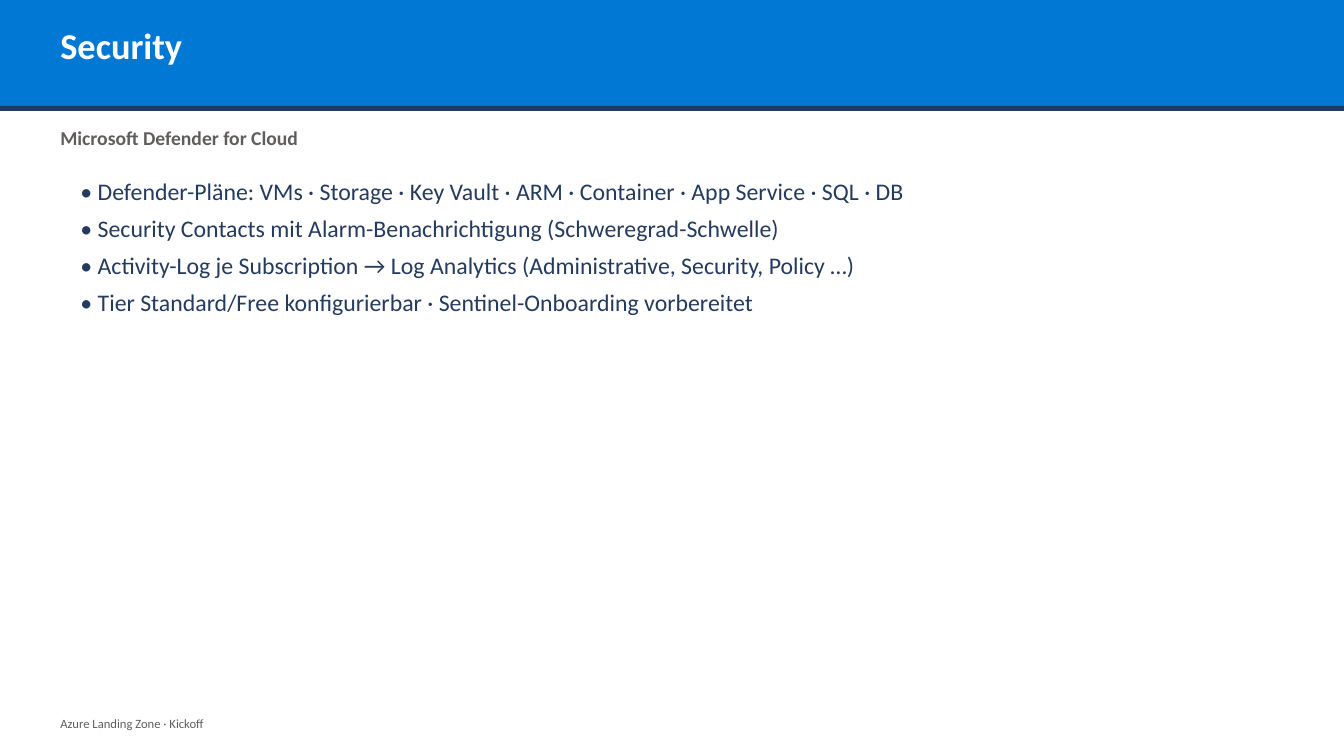
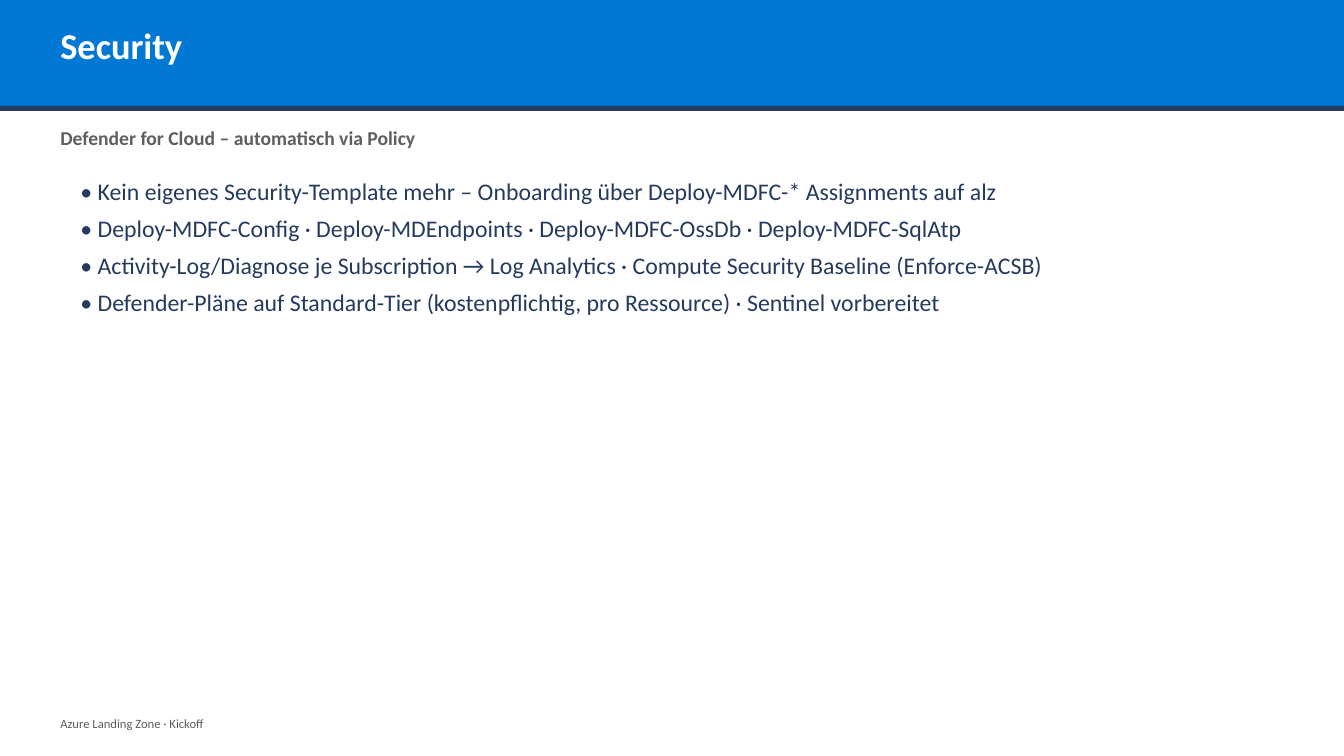
Before and after one commit to YannickBeck/azure-landing-zone, a slide deck: slide 9 of docs/kickoff/Azure-Landing-Zone-Kickoff.pptx. Drawn at 1344x756 pixels with LibreOffice and Linux fonts; fonts in the diff are those of the drawing. Boxes give left, top, right and bottom in pixels: in the first picture for what was removed or moved away, otherwise in the second. Text is boxed around its words. In the diff, an @@ line names an element or a change of style, - is before the commit and + after.

```diff
--- a/docs/kickoff/Azure-Landing-Zone-Kickoff.pptx
+++ b/docs/kickoff/Azure-Landing-Zone-Kickoff.pptx
@@ text at (x1=60, y1=131, x2=415, y2=148): text changed @@
-Microsoft Defender for Cloud
+Defender for Cloud – automatisch via Policy
@@ text at (x1=98, y1=183, x2=1041, y2=315): text changed @@
-• Defender-Pläne: VMs · Storage · Key Vault · ARM · Container · App Service · SQL · DB
-• Security Contacts mit Alarm-Benachrichtigung (Schweregrad-Schwelle)
-• Activity-Log je Subscription → Log Analytics (Administrative, Security, Policy …)
-• Tier Standard/Free konfigurierbar · Sentinel-Onboarding vorbereitet
+• Kein eigenes Security-Template mehr – Onboarding über Deploy-MDFC-* Assignments auf alz
+• Deploy-MDFC-Config · Deploy-MDEndpoints · Deploy-MDFC-OssDb · Deploy-MDFC-SqlAtp
+• Activity-Log/Diagnose je Subscription → Log Analytics · Compute Security Baseline (Enforce-ACSB)
+• Defender-Pläne auf Standard-Tier (kostenpflichtig, pro Ressource) · Sentinel vorbereitet
```
Also in this commit, not shown: 10 other slides changed, 4 other files.
